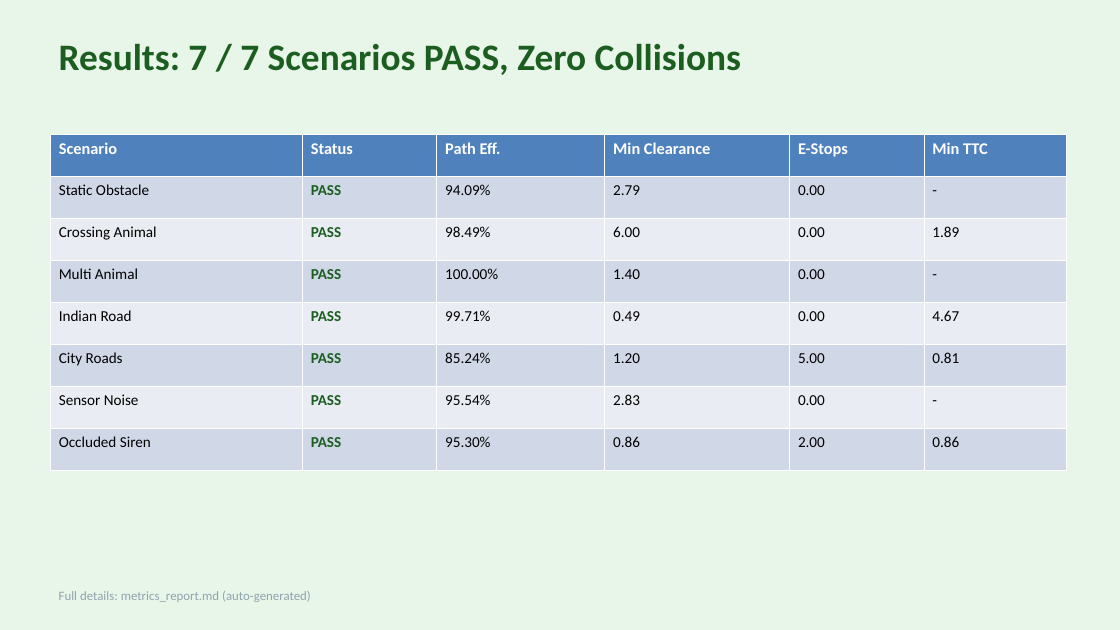
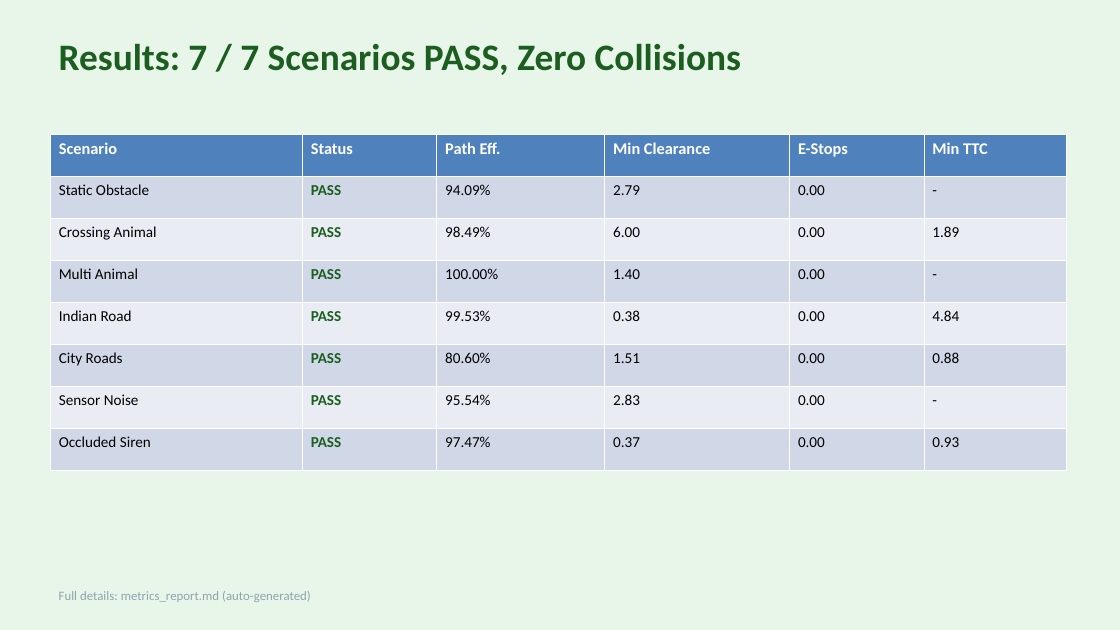
Before and after one commit to lemuel-fernandes/marg.ai, a slide deck: slide 5 of pathsense_ppt.pptx. Drawn at 1120x630 pixels with LibreOffice and Linux fonts; fonts in the diff are those of the drawing. Boxes give left, top, right and bottom in pixels: in the first picture for what was removed or moved away, otherwise in the second. Text is boxed around its words. In the diff, an @@ line names an element or a change of style, - is before the commit and + after.

```diff
--- a/pathsense_ppt.pptx
+++ b/pathsense_ppt.pptx
@@ table at [50,134,1067,471] @@
-row 5: Indian Road | PASS | 99.71% | 0.49 | 0.00 | 4.67
+row 5: Indian Road | PASS | 99.53% | 0.38 | 0.00 | 4.84
-row 6: City Roads | PASS | 85.24% | 1.20 | 5.00 | 0.81
+row 6: City Roads | PASS | 80.60% | 1.51 | 0.00 | 0.88
-row 8: Occluded Siren | PASS | 95.30% | 0.86 | 2.00 | 0.86
+row 8: Occluded Siren | PASS | 97.47% | 0.37 | 0.00 | 0.93
```
Also in this commit, not shown: 3 other slides changed, 20 other files.
